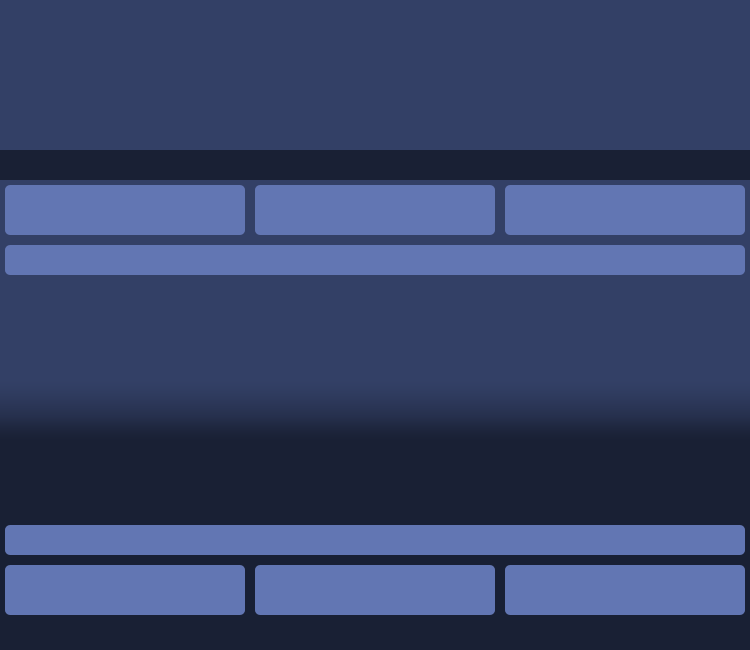
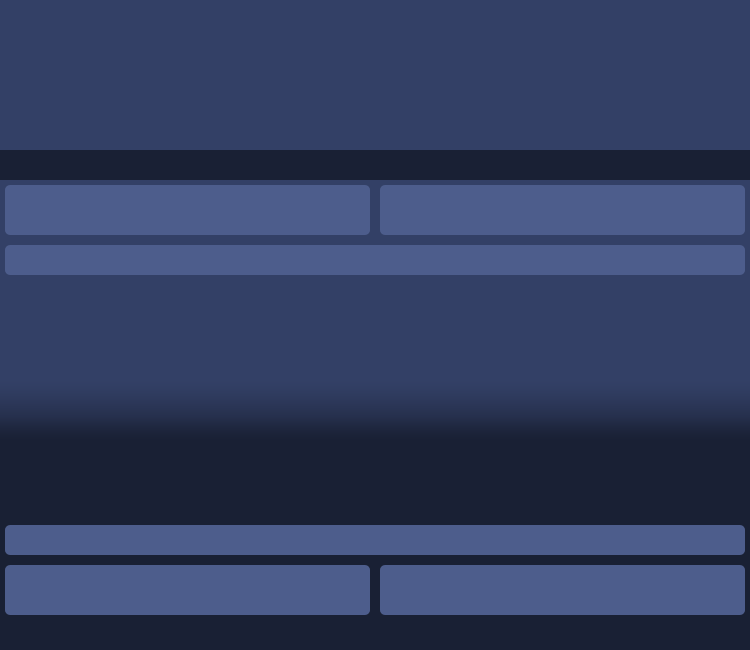
Revision of a layered (750, 650) image; what changed, layer by layer:
painted on "header/footer widgets" over (240, 185, 510, 615)
